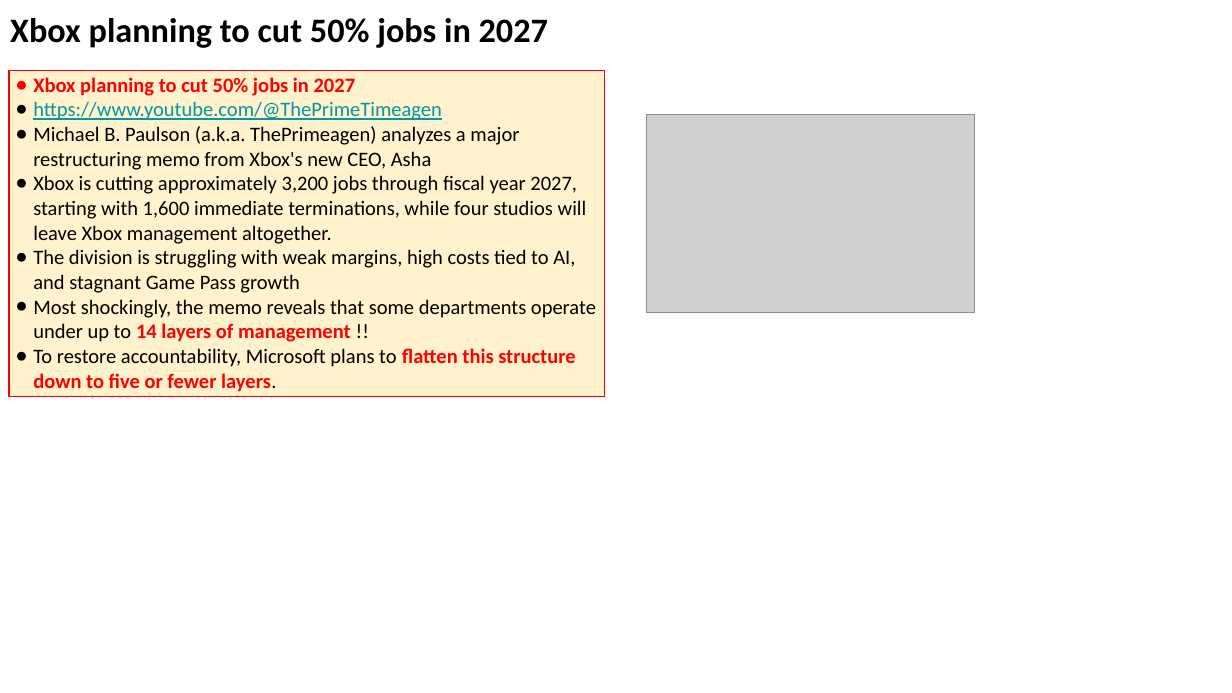
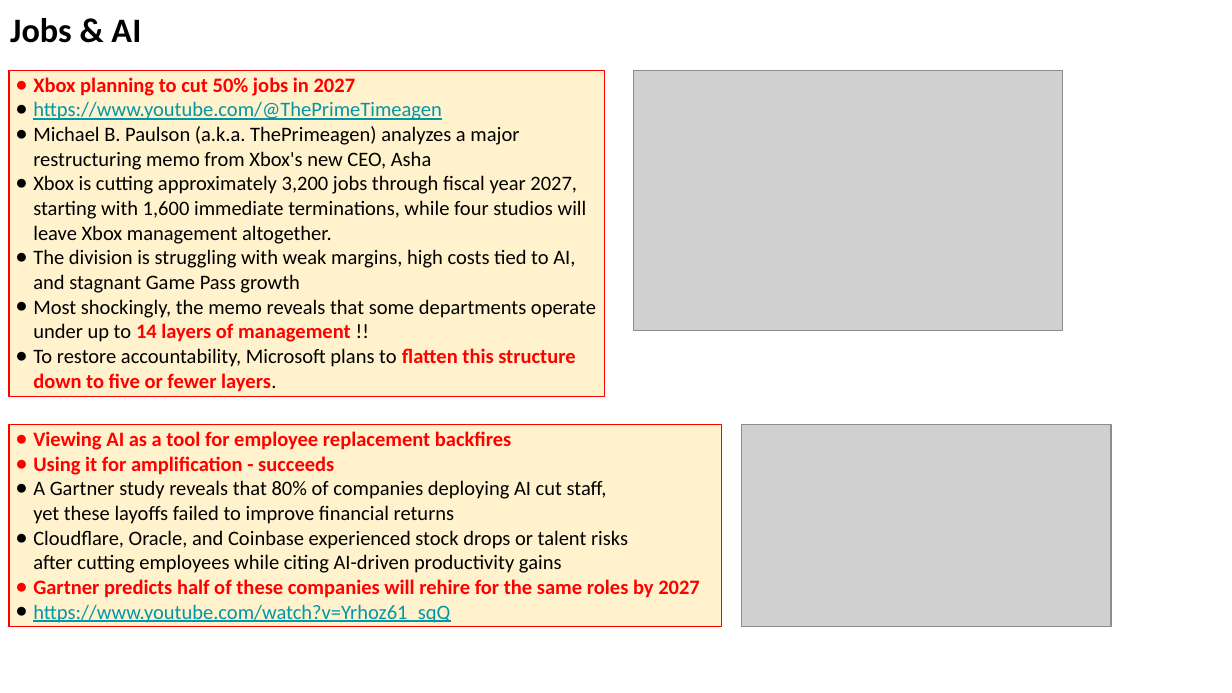
Before and after one commit to lselector/seminar, a slide deck: slide 26 of 2026/2026-07-17-AI-Updates.pptx (slide 19 before the commit). Drawn at 1232x693 pixels with LibreOffice and Linux fonts; fonts in the diff are those of the drawing; grey boxes stand for pictures. Boxes give left, top, right and bottom in pixels: in the first picture for what was removed or moved away, otherwise in the second. Text is boxed around its words. In the diff, an @@ line names an element or a change of style, - is before the commit and + after.

```diff
--- a/2026/2026-07-17-AI-Updates.pptx
+++ b/2026/2026-07-17-AI-Updates.pptx
@@ text at bbox=[10, 18, 141, 43]: text changed @@
-Xbox planning to cut 50% jobs in 2027
+Jobs & AI
@@ picture: place and size @@
-picture at bbox=[647, 115, 975, 313]
+picture at bbox=[633, 70, 1062, 330]
@@ rectangle added at bbox=[9, 425, 721, 627], fill #FFF2CC, outline #FF0000 0.75 pt, 12 pt, text #000000 @@
+● Viewing AI as a tool for employee replacement backfires
+● Using it for amplification - succeeds
+● A Gartner study reveals that 80% of companies deploying AI cut staff,
+  yet these layoffs failed to improve financial returns
+● Cloudflare, Oracle, and Coinbase experienced stock drops or talent risks
+  after cutting employees while citing AI-driven productivity gains
+● Gartner predicts half of these companies will rehire for the same roles by 2027
+● https://www.youtube.com/watch?v=Yrhoz61_sqQ
@@ picture added at bbox=[742, 425, 1111, 627] @@
```
Also in this commit, not shown: 16 other slides changed, 7 slides added.
